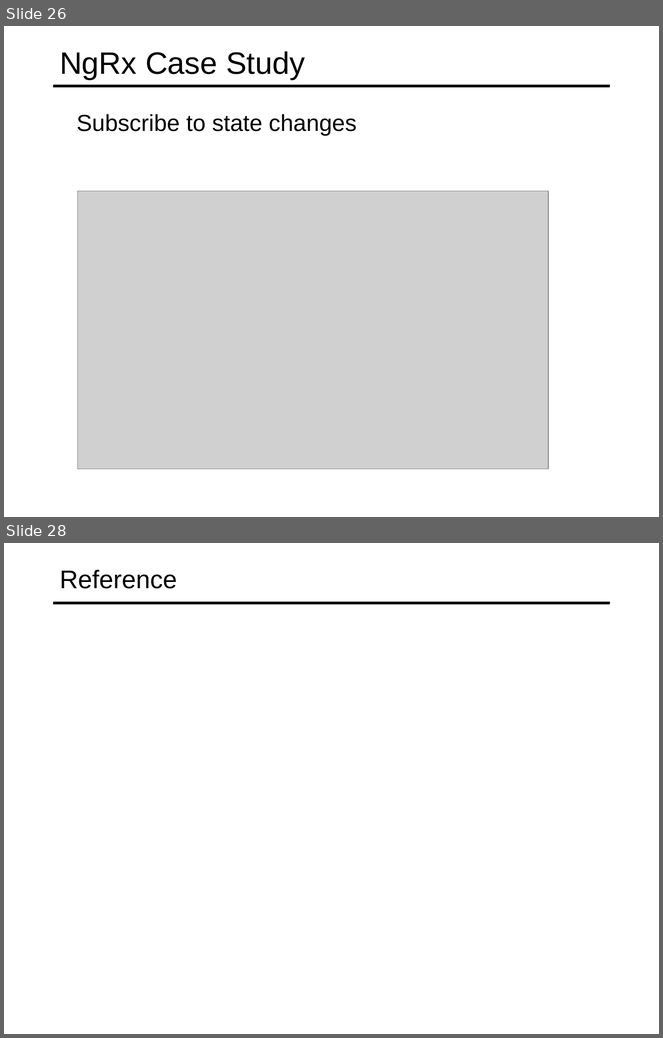
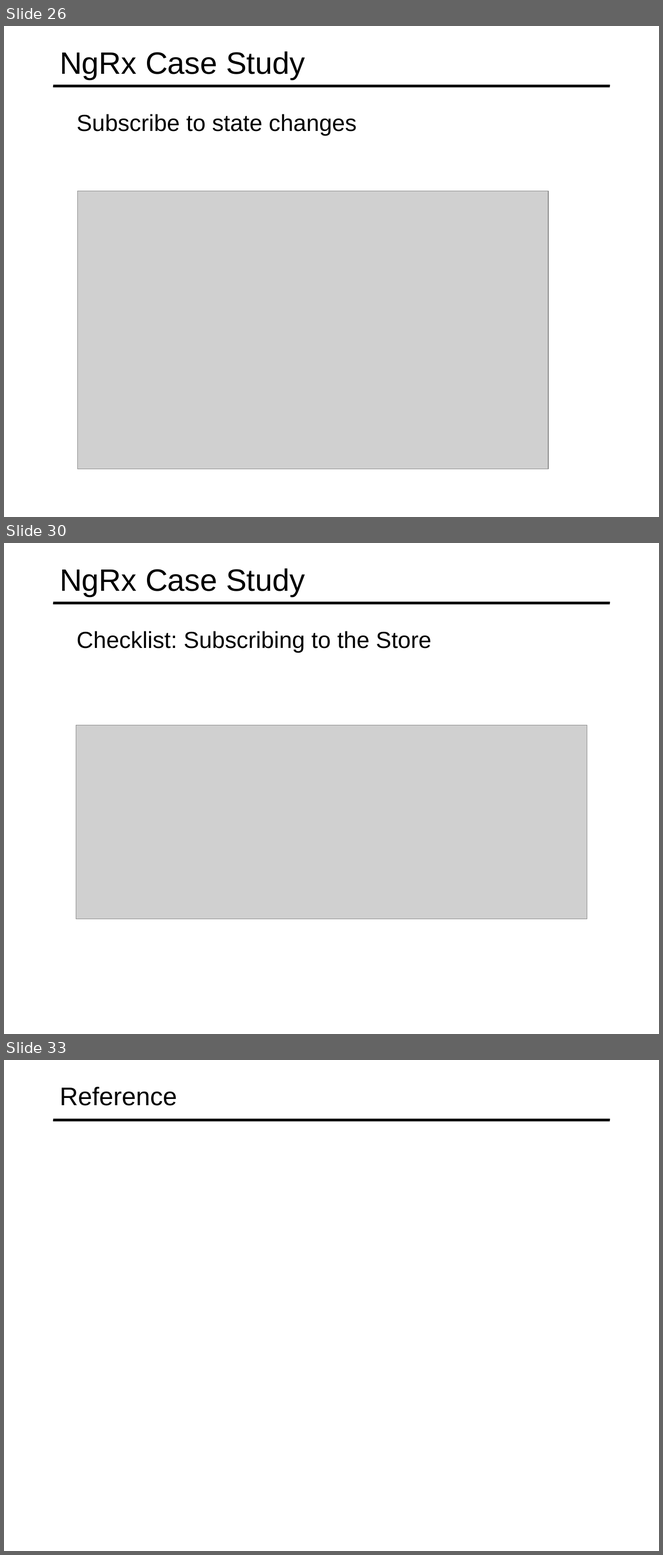
Before and after one commit to specter01wj/Jago_Link_Training, a slide deck: Angular/Interview Lectures/NGRX/Angular_NGRX.ppt. Shown one above the other, each under a label of ours: slides 26 and 28 before the commit, slides 26, 30 and 33 after it; the slides between them are not shown. The pictures are 663x1038 and 663x1555 pixels, drawn with LibreOffice and Linux fonts; fonts in the diff are those of the drawing; grey boxes stand for pictures. Boxes give left, top, right and bottom in pixels: in the first picture for what was removed or moved away, otherwise in the second. Text is boxed around its words. In the diff, an @@ line names an element or a change of style, - is before the commit and + after.

```diff
--- a/Angular/Interview Lectures/NGRX/Angular_NGRX.ppt
+++ b/Angular/Interview Lectures/NGRX/Angular_NGRX.ppt
@@ slide 30 added at (4,543,659,1034), background #FFFFFF; not listed: 1 template element that a slide beside it also shows @@
@@ title added at (60,568,305,596), 34 pt, text #000000 @@
+NgRx Case Study
@@ text added at (77,631,431,653), 25.5 pt, text #000000 @@
+  Checklist: Subscribing to the Store
@@ picture added at (76,725,587,919) @@
@@ what was slide 28 is now slide 33 @@
```
Also in this commit, not shown: 5 other slides added, 1 slide removed, 5 other files.
